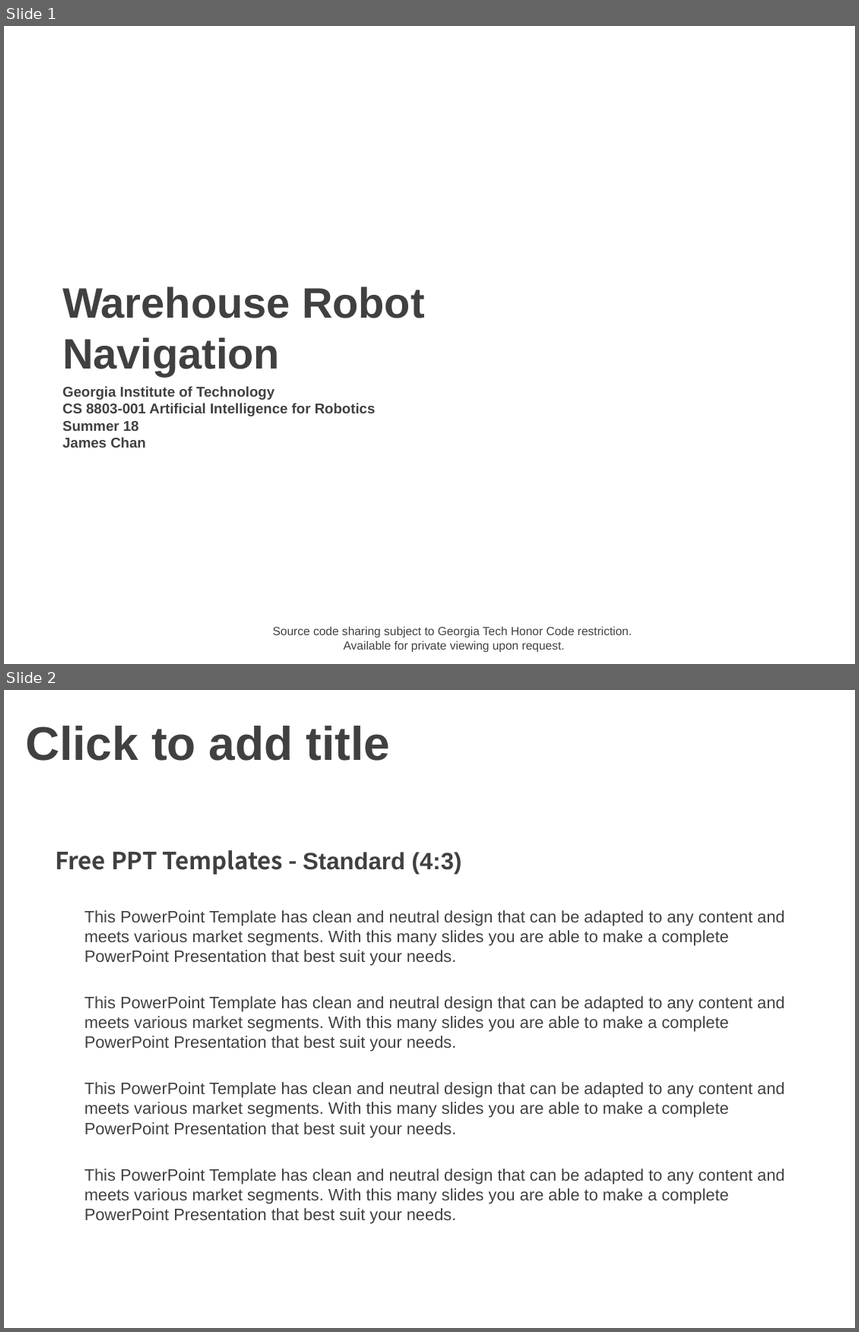
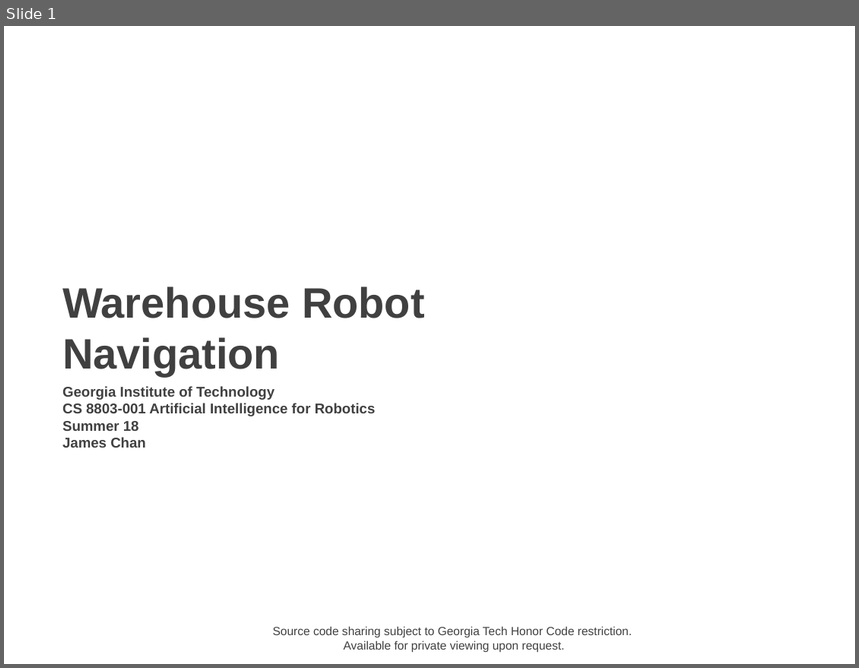
Before and after one commit to jameschanx/Georgia_Tech_School_Projects, a slide deck: Robot Warehouse Navigation - CS8803-001 AI for Robotics.pptx. Shown one above the other, each under a label of ours: slides 1 and 2 before the commit, slide 1 after it. The pictures are 859x1332 and 859x668 pixels, drawn with LibreOffice and Linux fonts; fonts in the diff are those of the drawing; background and template pictures are left out. Boxes give left, top, right and bottom in pixels: in the first picture for what was removed or moved away, otherwise in the second. Text is boxed around its words. In the diff, an @@ line names an element or a change of style, - is before the commit and + after.

```diff
--- a/Robot Warehouse Navigation - CS8803-001 AI for Robotics.pptx
+++ b/Robot Warehouse Navigation - CS8803-001 AI for Robotics.pptx
@@ slide 2 removed at box(4, 690, 855, 1328), background picture (left out) @@
@@ title removed at box(25, 726, 390, 761) @@
-Click to add title
@@ text removed at box(55, 850, 462, 875) @@
-Free PPT Templates - Standard (4:3)
@@ text removed at box(85, 910, 785, 1224) @@
-This PowerPoint Template has clean and neutral design that can be adapted to any content and meets various market segments. With this many slides you are able to make a complete PowerPoint Presentation that best suit your needs.
-This PowerPoint Template has clean and neutral design that can be adapted to any content and meets various market segments. With this many slides you are able to make a complete PowerPoint Presentation that best suit your needs.
-This PowerPoint Template has clean and neutral design that can be adapted to any content and meets various market segments. With this many slides you are able to make a complete PowerPoint Presentation that best suit your needs.
-This PowerPoint Template has clean and neutral design that can be adapted to any content and meets various market segments. With this many slides you are able to make a complete PowerPoint Presentation that best suit your needs.
```
Also in this commit, not shown: 3 slides added, 1 other slide removed, 1 other file.
